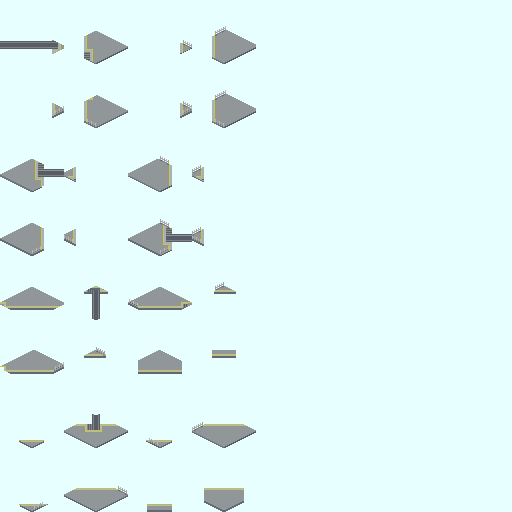
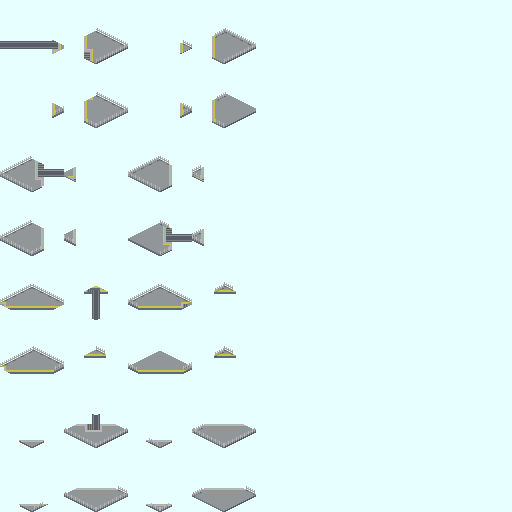
Comparing the layer stacks of the two 512x512 images. Changes:
removed group "Fences コピー" (28 layers) from group "assy" over bbox(32, 26, 226, 510)
removed layer "[43]@F" from group "Fences コピー" over bbox(192, 422, 203, 431)
removed group "[30]@FG" (2 layers) from group "Fences コピー" over bbox(160, 219, 169, 254)
removed group "[23]@FG" (2 layers) from group "Fences コピー" over bbox(215, 90, 226, 101)
removed layer "[19]@F コピー" from group "[23]@FG" over bbox(215, 90, 226, 100)
removed layer "[19]@F" from group "Fences コピー" over bbox(215, 26, 226, 36)
added group "Fence_L/R" with 2 layers in group "assy" over bbox(0, 44, 256, 511)
added layer "Fence_L" in group "Fence_L/R" over bbox(0, 156, 160, 367)
added layer "Fence_R" in group "Fence_L/R" over bbox(96, 44, 256, 511)
added group "Fence_F/B" with 2 layers in group "assy" over bbox(0, 28, 256, 511)
added layer "Fence_B" in group "Fence_F/B" over bbox(32, 28, 256, 364)
added layer "Fence_F" in group "Fence_F/B" over bbox(0, 172, 224, 511)
added group "Fence_Side" with 4 layers in group "assy" over bbox(32, 29, 255, 511)
added layer "FS_F" in group "Fence_Side" over bbox(64, 119, 224, 511)
added layer "FS_B" in group "Fence_Side" over bbox(96, 40, 255, 495)
added layer "FS_L" in group "Fence_Side" over bbox(192, 29, 226, 497)
added layer "FS_R" in group "Fence_Side" over bbox(32, 106, 192, 511)
painted on "[47]" over bbox(192, 489, 256, 512)
painted on "[46]" over bbox(146, 504, 172, 512)
painted on "[39]" over bbox(212, 350, 236, 358)
renamed "[32] コピー #1" to "貼り付けられたレイヤー #7", painted on it over bbox(128, 350, 192, 374)
added layer "貼り付けられたレイヤー #8" in group "[36]" over bbox(22, 350, 64, 369)
added layer "貼り付けられたレイヤー #9" in group "[36]" over bbox(88, 105, 128, 127)
moved "貼り付けられたレイヤー コピー #1" into group "[32a]" over bbox(0, 287, 64, 303)
…and 12 more changes (12 removed)
